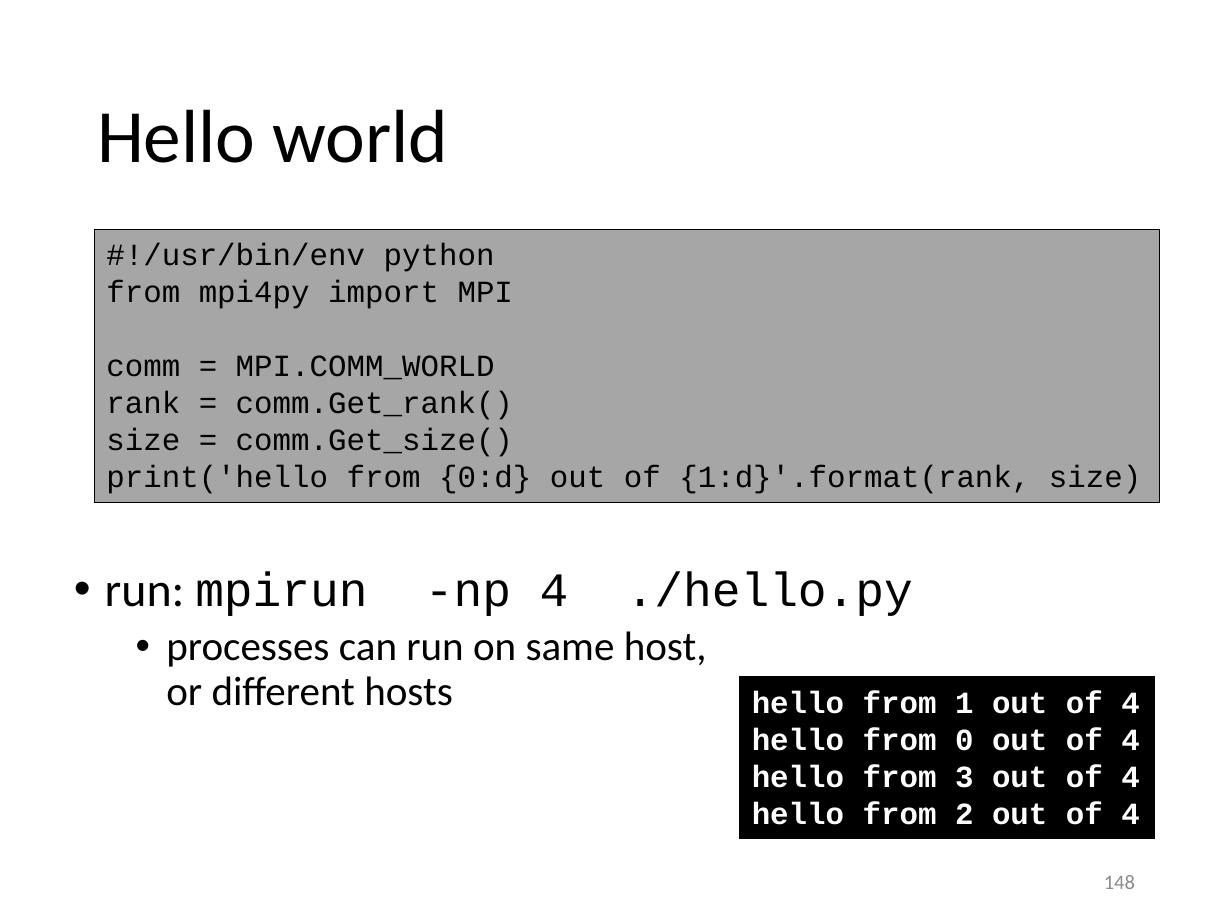
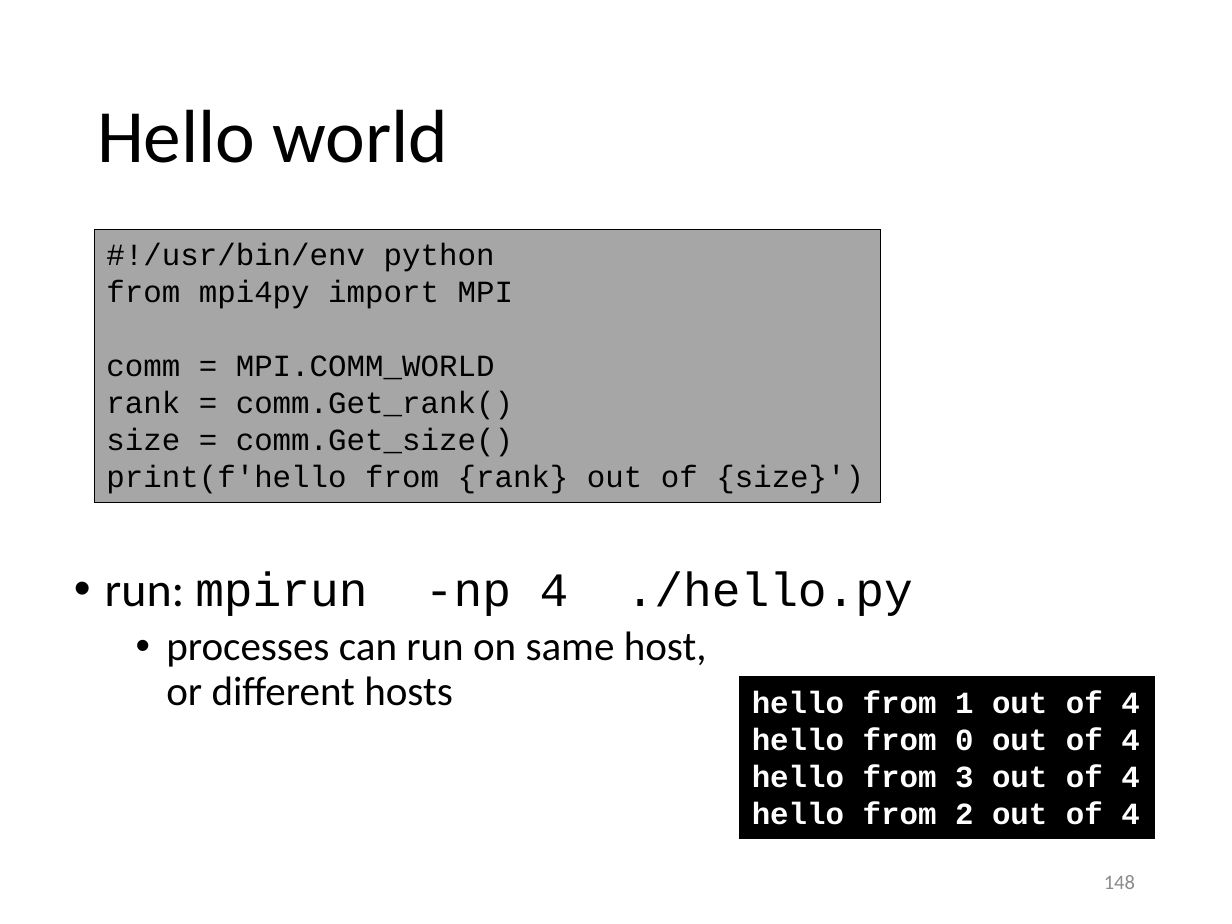
Before and after one commit to gjbex/Python-for-HPC, a slide deck: slide 148 of python_for_hpc.pptx. Drawn at 1232x924 pixels with LibreOffice and Linux fonts; fonts in the diff are those of the drawing. Boxes give left, top, right and bottom in pixels: in the first picture for what was removed or moved away, otherwise in the second. Text is boxed around its words. In the diff, an @@ line names an element or a change of style, - is before the commit and + after.

```diff
--- a/python_for_hpc.pptx
+++ b/python_for_hpc.pptx
@@ rectangle "#!/usr/bin/env python": place and size @@
-rectangle "#!/usr/bin/env python" at [95, 229, 1159, 503]
+rectangle "#!/usr/bin/env python" at [95, 229, 881, 503]
@@ text in rectangle at [106, 465, 864, 494]: text changed @@
-print('hello from {0:d} out of {1:d}'.format(rank, size)
+print(f'hello from {rank} out of {size}')
```
Also in this commit, not shown: 7 other slides changed.
